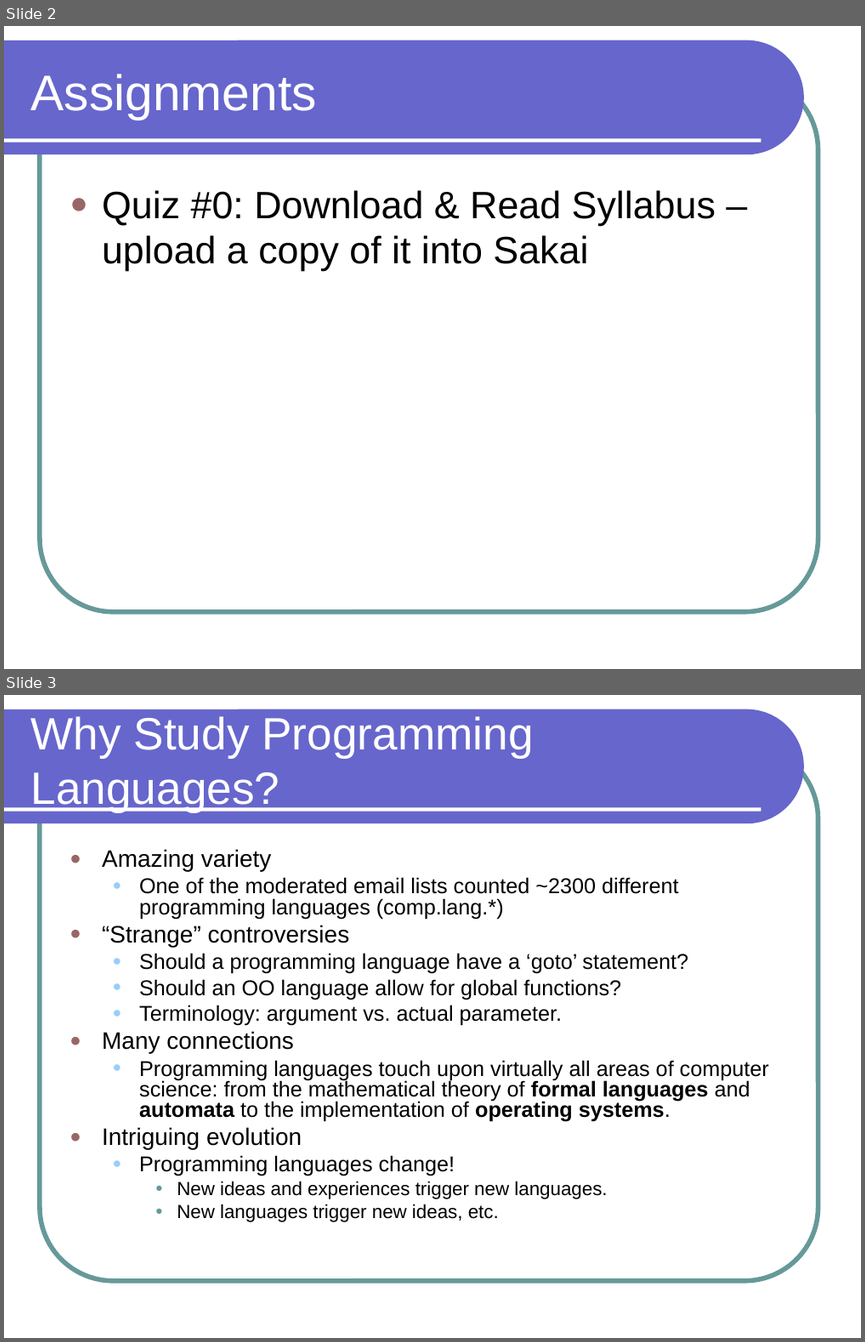
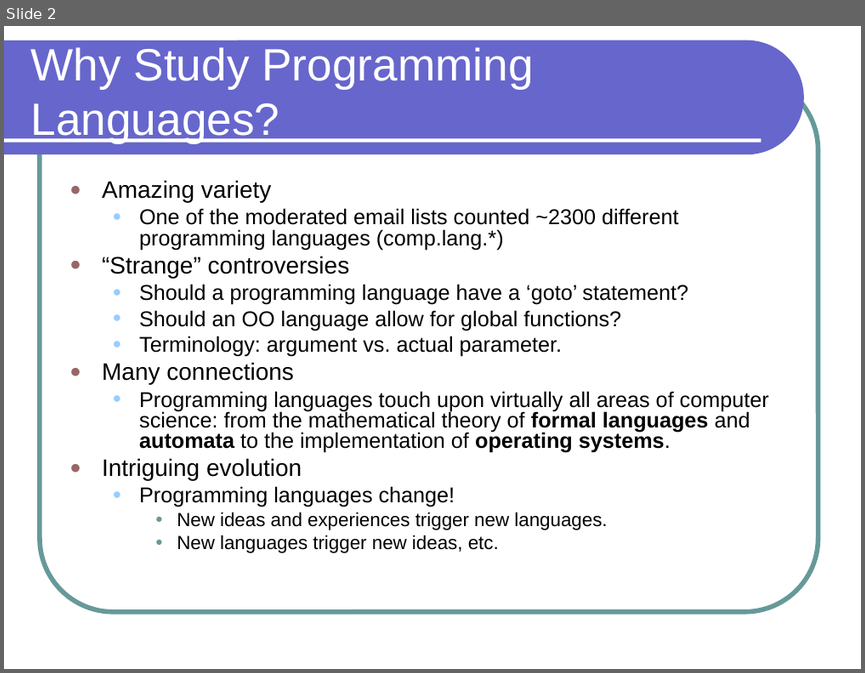
Before and after one commit to IndraniMandal/CSC301, a slide deck: csc301-ln001.ppt. Shown one above the other, each under a label of ours: slides 2 and 3 before the commit, slide 2 after it. The pictures are 865x1342 and 865x673 pixels, drawn with LibreOffice and Linux fonts; fonts in the diff are those of the drawing. Boxes give left, top, right and bottom in pixels: in the first picture for what was removed or moved away, otherwise in the second. Text is boxed around its words. In the diff, an @@ line names an element or a change of style, - is before the commit and + after.

```diff
--- a/csc301-ln001.ppt
+++ b/csc301-ln001.ppt
@@ slide 2 removed at (4, 26, 861, 669), background #FFFFFF; not listed: 3 template elements that a slide beside it also shows @@
@@ title removed at (31, 74, 317, 120) @@
-Assignments
@@ text removed at (102, 190, 715, 271) @@
-● Quiz #0: Download & Read Syllabus – upload a copy of it into Sakai
@@ what was slide 3 is now slide 2 @@
```
Also in this commit, not shown: 1 slide changed, 1 other file.
